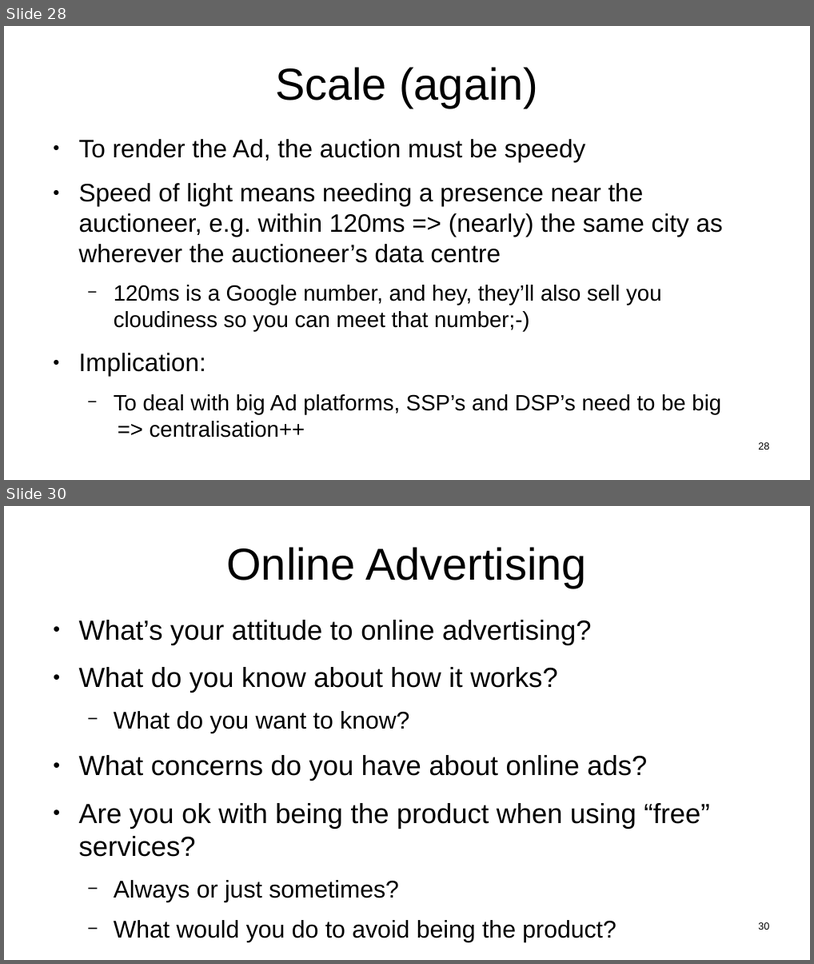
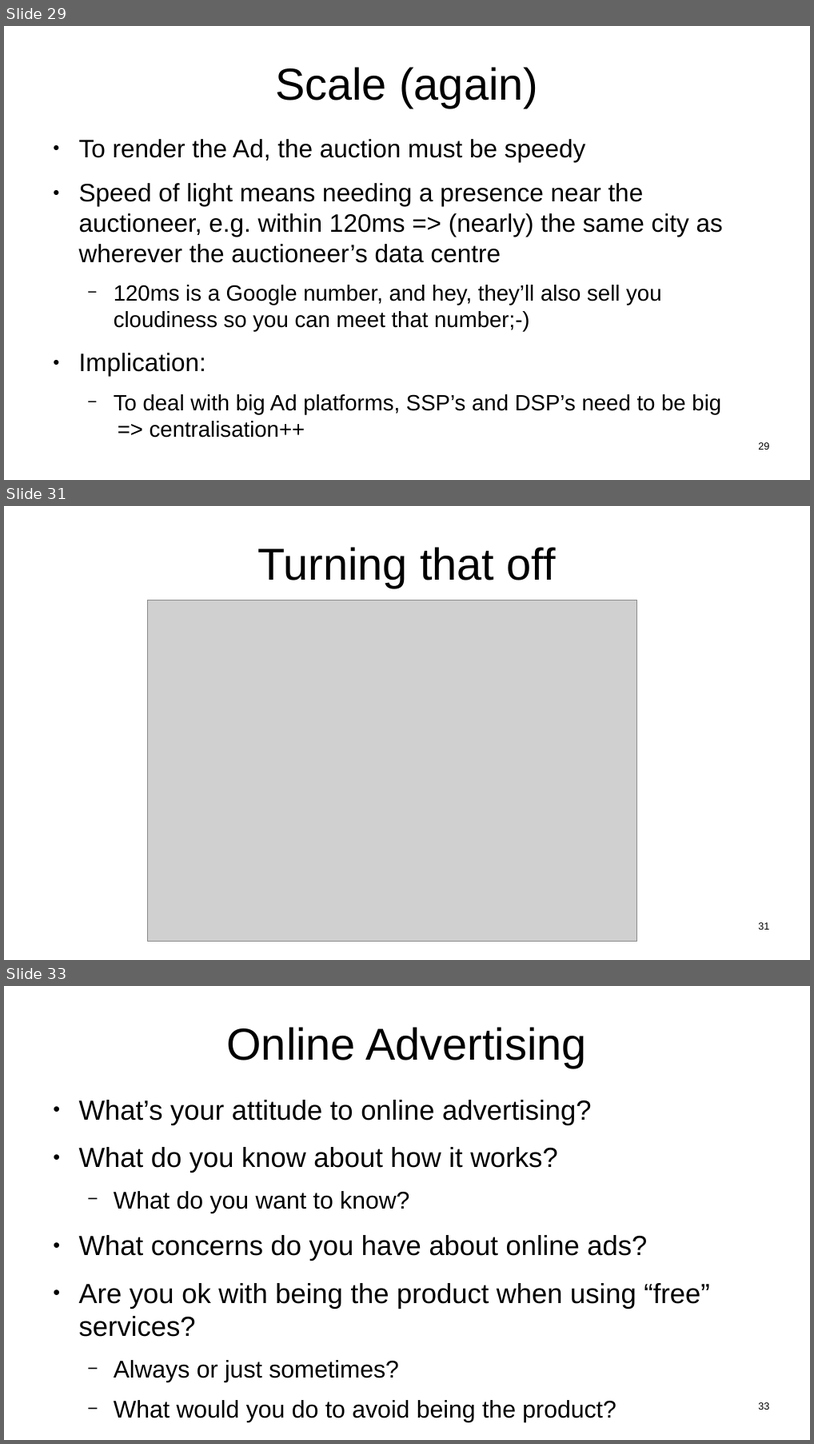
Before and after one commit to sftcd/witidtm, a slide deck: lectures/2023-2024/800-ads.odp. Shown one above the other, each under a label of ours: slides 28 and 30 before the commit, slides 29, 31 and 33 after it; the slides between them are not shown. The pictures are 814x964 and 814x1444 pixels, drawn with LibreOffice and Linux fonts; fonts in the diff are those of the drawing; grey boxes stand for pictures. Boxes give left, top, right and bottom in pixels: in the first picture for what was removed or moved away, otherwise in the second. Text is boxed around its words. In the diff, an @@ line names an element or a change of style, - is before the commit and + after.

```diff
--- a/lectures/2023-2024/800-ads.odp
+++ b/lectures/2023-2024/800-ads.odp
@@ slide 31 added at box(4, 506, 810, 960), background #FFFFFF @@
@@ title added at box(258, 547, 556, 588), 44 pt, text #000000 @@
+Turning that off
@@ picture added at box(148, 600, 638, 940) @@
@@ page number added at box(758, 922, 770, 929), 10 pt, text #000000 @@
+31
@@ what was slide 28 is now slide 29 @@
@@ what was slide 30 is now slide 33 @@
@@ page number at box(758, 1402, 770, 1409): text changed @@
-30
+33
```
Also in this commit, not shown: 3 slides changed, 2 other slides added, 7 other files.
